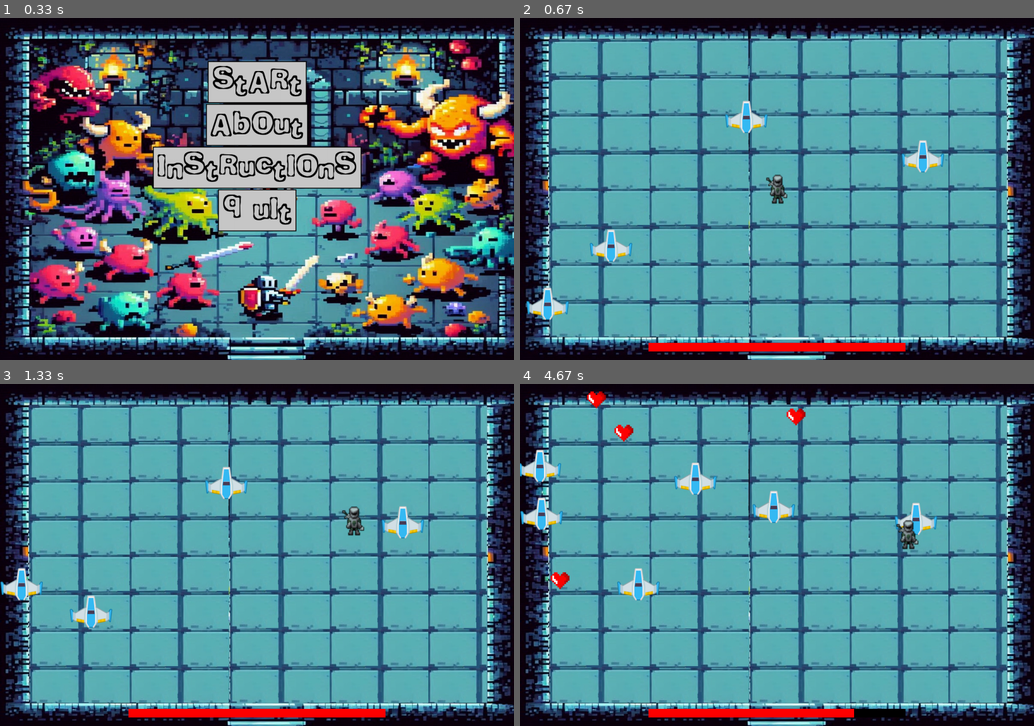
Above: before the commit, frames 1-4 (two rows, left to right).
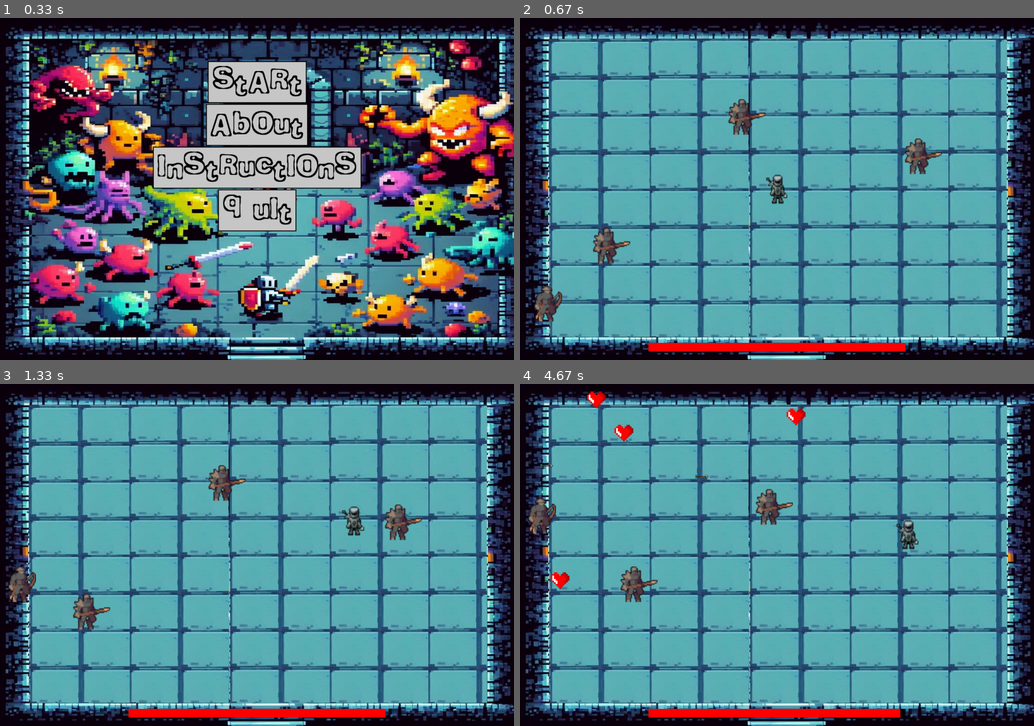
Above: after the commit, the same moments.

Repository: Vronst/Pygame_Binding_of_Isaac
Game: pygame game, started from menu.py
The game is run twice, just before and just after one commit, with the same random seed, the same clock (stepped at 60 frames per second) and the same inputs.
Inputs (mouse positions are in pixels of both pictures, inside the frame that each line leads up to):
- Up to frame 1 (0.33 s): no input
- Up to frame 2 (0.67 s): click (777, 82) at 0.38 s
- Up to frame 3 (1.33 s): hold Right 0.67-1.13 s; move the mouse to (236, 568) at 0.7 s; hold Up from 1.17 s (still down)
- Up to frame 4 (4.67 s): release Up at 1.47 s; hold Right 1.5-1.97 s; hold Left 2-2.53 s; hold Down 2.57-2.87 s; hold Left 2.9-3.3 s; hold Up 3.33-3.7 s; hold Right 3.73-4.37 s; hold Down from 4.4 s (still down)

Frame 1 is identical in both runs. In frame 2, 2.1% of the frame differs, in the area x 1-83%, y 23-89%; in frame 3, 2.1%; in frame 4, 2.9%, in the area x 0-82%, y 19-98%.

Commit message:
damage, graphics, collisions, bullets
damage from bullets and taking damage from colliding enemies/add collisions with enemies and bullets
change enemies and bullets graphics

Diff:
--- a/enemies.py
+++ b/enemies.py
@@ -1,6 +1,7 @@
 import pygame
-
+import os
 from character import Character
+from item import EnemyBullet
 
 
 class Enemy(Character):
@@ -81,7 +82,6 @@
             self._rest = now
             return True
 
-
 class RangeEnemy(Enemy):
     def __init__(self, cx, cy, image, borders, player, move_x=-3, move_y=5):
         super().__init__(cx, cy, image, borders, player, move_x, move_y)
@@ -90,27 +90,12 @@
     def attack(self, direction: str = 'down'):
         now = pygame.time.get_ticks()
         if now - self._last_cooldown > self.cooldown:
-            bullet = EnemyBullet(self.rect.x, self.rect.y, self.image, self.borders, direction, 3)
+            path = os.path.join(os.getcwd(), 'images')
+            if self.rect.x < self.player.x: #player on the right side
+                bullet_image = pygame.image.load(os.path.join(path, 'bullet_right.png')).convert_alpha()
+            else: #player on the left side
+                bullet_image = pygame.image.load(os.path.join(path, 'bullet_left.png')).convert_alpha()
+
+            bullet = EnemyBullet(self.rect.x, self.rect.y, bullet_image, self.borders, direction, 3)
             self._last_cooldown = now
             return bullet
-
-
-class EnemyBullet(Character):
-    def __init__(self, cx, cy, image, borders: tuple, direction: str, speed=3):
-        super().__init__(cx, cy, image, borders)
-        self.direction = direction
-        self.speed = speed
-
-    def _move(self, group=None):
-        if self.direction == 'left':
-            self.rect.move_ip((-self.speed, 0))
-        elif self.direction == 'right':
-            self.rect.move_ip(self.speed, 0)
-        elif self.direction == 'up':
-            self.rect.move_ip(0, -self.speed)
-        elif self.direction == 'down':
-            self.rect.move_ip(0, self.speed)
-
-    def update(self, key_pressed=None, group=None, obstacles=None, borders: tuple = (1200, 800)):
-        # if self.rect.y > self.borders[1] or self.rect.y < 0 or self.rect.x < 0 or self.rect.x > self.borders[0]:
-        self._move()
--- a/item.py
+++ b/item.py
@@ -20,3 +20,22 @@
 
     def heal(self, player):
         player.heal(5)  # +5hp
+
+class EnemyBullet(Item):
+    def __init__(self, cx, cy, image, borders: tuple, direction: str, speed=3):
+        super().__init__(cx, cy, image, borders)
+        self.direction = direction
+        self.speed = speed
+
+    def _move(self, group=None):
+        if self.direction == 'left':
+            self.rect.move_ip((-self.speed, 0))
+        elif self.direction == 'right':
+            self.rect.move_ip(self.speed, 0)
+        elif self.direction == 'up':
+            self.rect.move_ip(0, -self.speed)
+        elif self.direction == 'down':
+            self.rect.move_ip(0, self.speed)
+
+    def update(self, key_pressed=None, group=None, obstacles=None, borders: tuple = (1200, 800)):
+        self._move()
--- a/level.py
+++ b/level.py
@@ -9,11 +9,12 @@
     def __init__(self, player: Character, borders: tuple, images: dict, surface: pygame.Surface, background):
         self.background = background
         self.surface = surface
-        self.enemies = {0: (MeleeEnemy, images['PLAYER']), 1: (RangeEnemy, images['PLAYER'])}  # to be more complicated
+        self.enemies = {0: (MeleeEnemy, images['MELEE_ENEMY']), 1: (RangeEnemy, images['RANGE_ENEMY'])}  # to be more complicated
         self.player = player
         self.set_of_enemies = pygame.sprite.Group()
         self.set_of_obstacles = pygame.sprite.Group()
         self.borders = borders
+        self.last_damage_time = 0
         # for safety run new_level last in init
         self.new_level()
 
@@ -33,11 +34,22 @@
 
     def update(self):
         self.set_of_enemies.update(group=self.set_of_enemies, obstacles=self.set_of_obstacles)
+
+        enemy_bullets_group = pygame.sprite.Group() #group of enemy bullets
+
         for enemy in self.set_of_enemies:
             for attack in enemy.attacks:
                 attack.update()
-                attack.draw(self.surface)
+                enemy_bullets_group.add(attack)  #adding every bullet to enemy bullets group
 
+        self.draw(self.surface)
+        enemy_bullets_group.draw(self.surface) #drawing enemy bullets
+
+        collided_bullets = pygame.sprite.spritecollide(self.player, enemy_bullets_group, True) #check collision between player and enemy bullet
+        for bullet in collided_bullets:
+            self.player.take_damage(3)  #deal 3 damage to player
+
+        self.bad_touch() #taking damage by colliding with enemy
         self.set_of_obstacles.update()
 
     def draw(self, screen):
@@ -46,3 +58,12 @@
 
     def pause(self):
         pass
+
+    def bad_touch(self): #taking damage by touching an enemy
+        current_time = pygame.time.get_ticks()
+        collided_enemy = pygame.sprite.spritecollideany(self.player, self.set_of_enemies)
+        if pygame.sprite.spritecollideany(self.player, self.set_of_enemies):
+            if current_time - self.last_damage_time >= 1000:  #interval between last taking damage
+                self.player.take_damage(2) # -2hp
+                self.last_damage_time = current_time  #reset damage timer
+            self.set_of_enemies.remove(collided_enemy) #remove collided enemy
--- a/main.py
+++ b/main.py
@@ -1,6 +1,5 @@
 import os
 import pygame
-import random
 from player import Player
 from item import Heart
 from level import DetectCollision
@@ -55,6 +54,8 @@
 
 hearts = pygame.sprite.Group() #group of hearts on the screen
 
+collision_detector = DetectCollision(player, DISPLAY, IMAGES, screen, None) #collision detector between player and enemies
+
 # main loop
 while running:
 
@@ -69,13 +70,7 @@
         if event.type == pygame.QUIT:
             running = False
 
-    #------------------- obrażenia zadawane graczowi w czasie do testu hp i serduszka (do usunięcia potem)
     current_time = pygame.time.get_ticks() #time from start of the game
-    if current_time - last_health_update >= 1000:
-        player.take_damage(5)  # -5hp
-        last_health_update = current_time  #reset timer, new damage loop
-    #----------------------------------------------------------------------------------------------------
-
     if current_time - last_item_spawn >= item_spawn_interval:
         new_heart = Heart(heart_image, DISPLAY) #create new heart objcet
         hearts.add(new_heart) #add new_heart to hearts group
@@ -86,8 +81,9 @@
         heart.heal(player) #heal from collided heart
 
     level.update()  # moving enemies
+    player.update(pygame.key.get_pressed())
+
     level.draw(screen)
-    player.update(pygame.key.get_pressed())
     player.draw(screen)
     hearts.draw(screen)
     pygame.display.update()
Not shown, changed: README.md
Binary file added: images/Melee_enemy.png
Binary file added: images/Range_enemy.png
Binary file added: images/bullet_left.png
Binary file added: images/bullet_right.png
